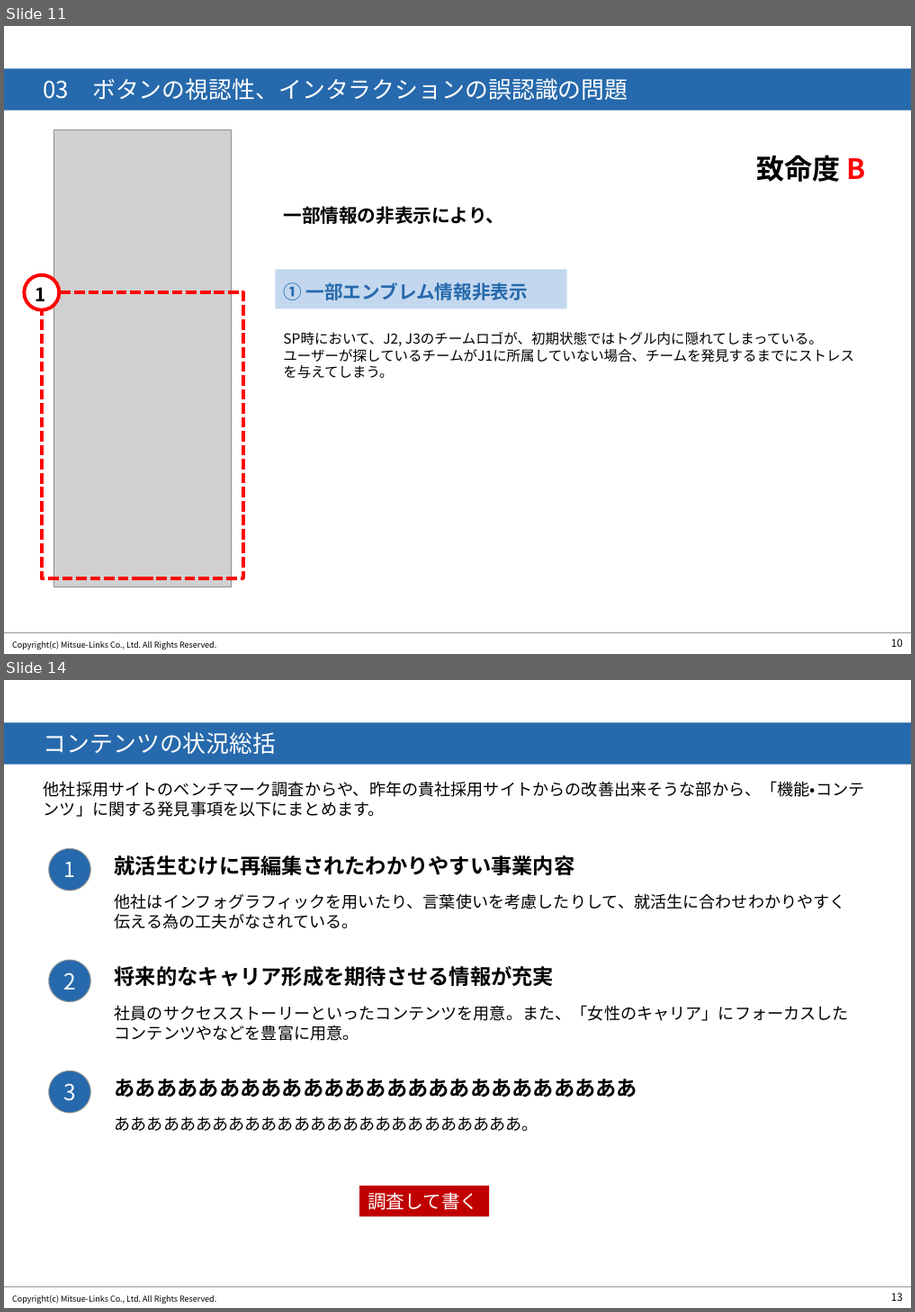
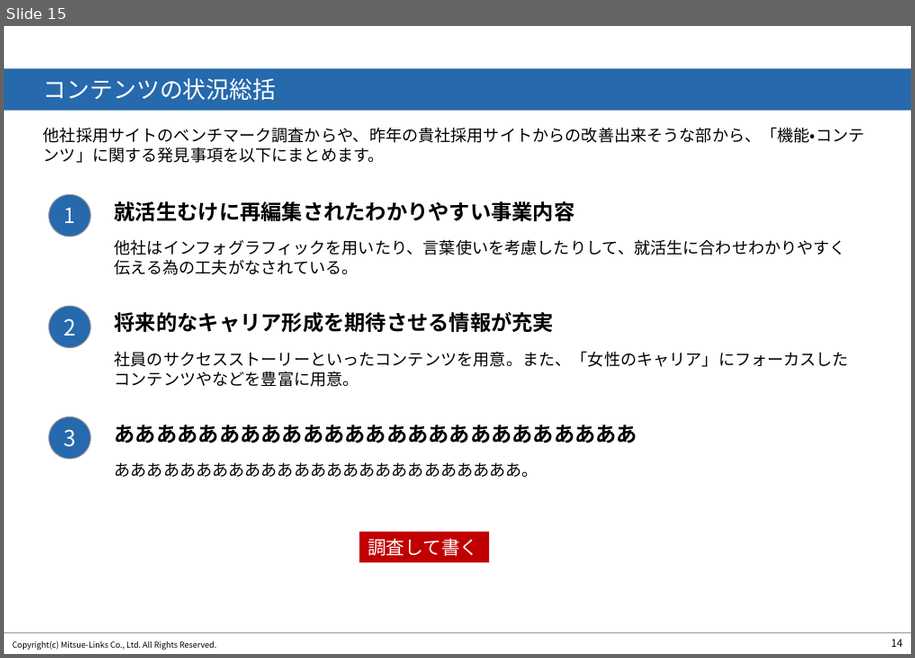
Before and after one commit to sakitama14/TheOdinProject, a slide deck: 調査報告書.pptx. Shown one above the other, each under a label of ours: slides 11 and 14 before the commit, slide 15 after it; the slides between them are not shown. The pictures are 915x1312 and 915x658 pixels, drawn with LibreOffice and Linux fonts; fonts in the diff are those of the drawing; grey boxes stand for pictures; background and template pictures are left out. Boxes give left, top, right and bottom in pixels: in the first picture for what was removed or moved away, otherwise in the second. Text is boxed around its words. In the diff, an @@ line names an element or a change of style, - is before the commit and + after.

```diff
--- a/調査報告書.pptx
+++ b/調査報告書.pptx
@@ slide 11 removed at <box>4,26,911,654</box>, background #FFFFFF; not listed: 3 template elements that a slide beside it also shows @@
@@ text removed at <box>4,68,911,111</box> @@
-03 ボタンの視認性、インタラクションの誤認識の問題
@@ picture removed at <box>54,130,231,587</box> @@
@@ text removed at <box>756,155,866,182</box> @@
-致命度 B
@@ text removed at <box>284,206,505,224</box> @@
-一部情報の非表示により、
@@ ellipse removed at <box>24,274,59,310</box> @@
@@ text removed at <box>35,287,45,301</box> @@
-1
@@ rectangle removed at <box>42,292,243,578</box> @@
@@ rectangle removed at <box>276,270,567,310</box> @@
@@ text removed at <box>284,282,528,300</box> @@
-① 一部エンブレム情報非表示
@@ text removed at <box>283,332,854,379</box> @@
-SP時において、J2, J3のチームロゴが、初期状態ではトグル内に隠れてしまっている。
-ユーザーが探しているチームがJ1に所属していない場合、チームを発見するまでにストレスを与えてしまう。
@@ what was slide 14 is now slide 15 @@
@@ page number at <box>891,639,903,647</box>: text changed @@
-13
+14
```
Also in this commit, not shown: 3 slides changed, 4 slides added, 2 other slides removed.
